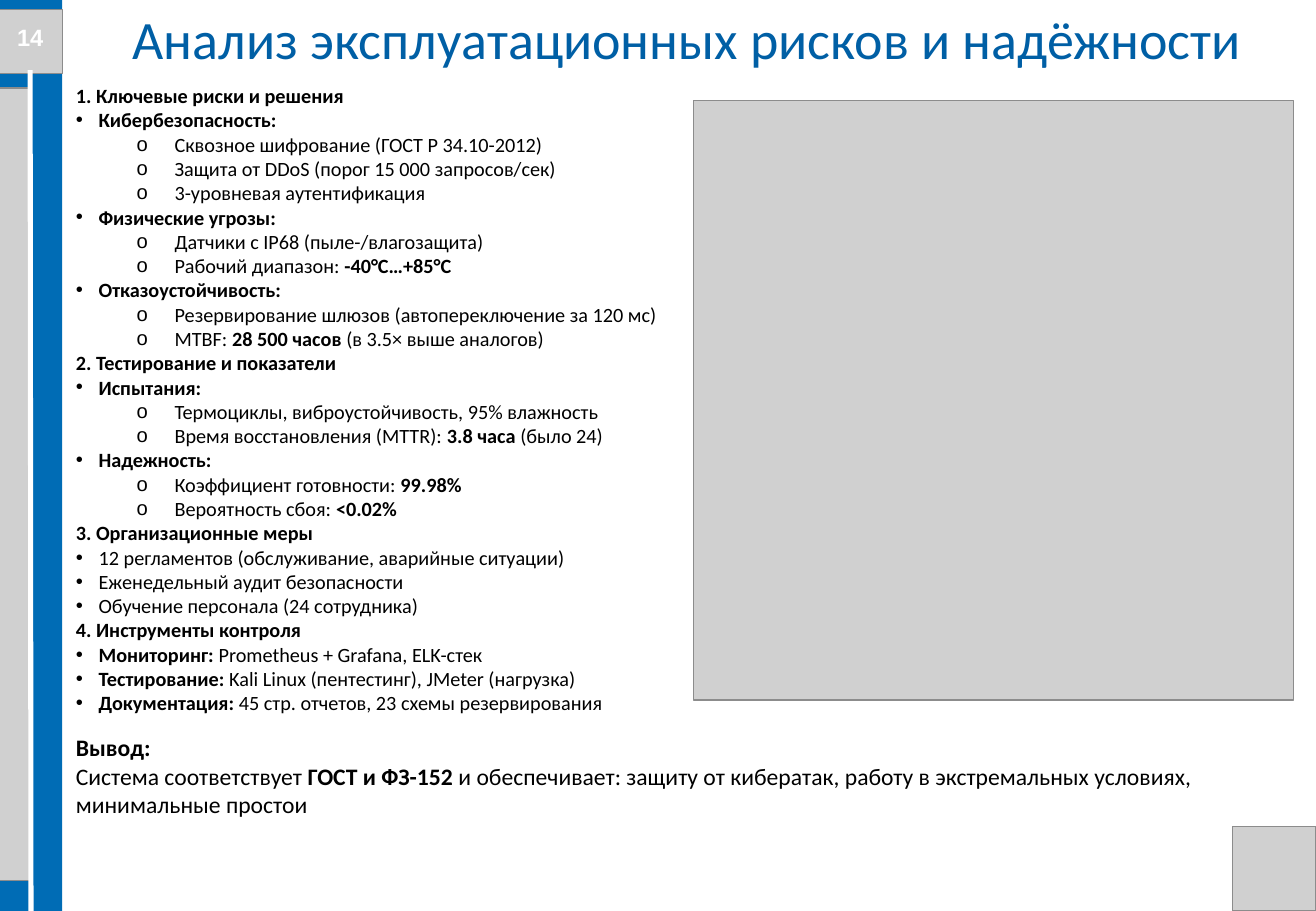
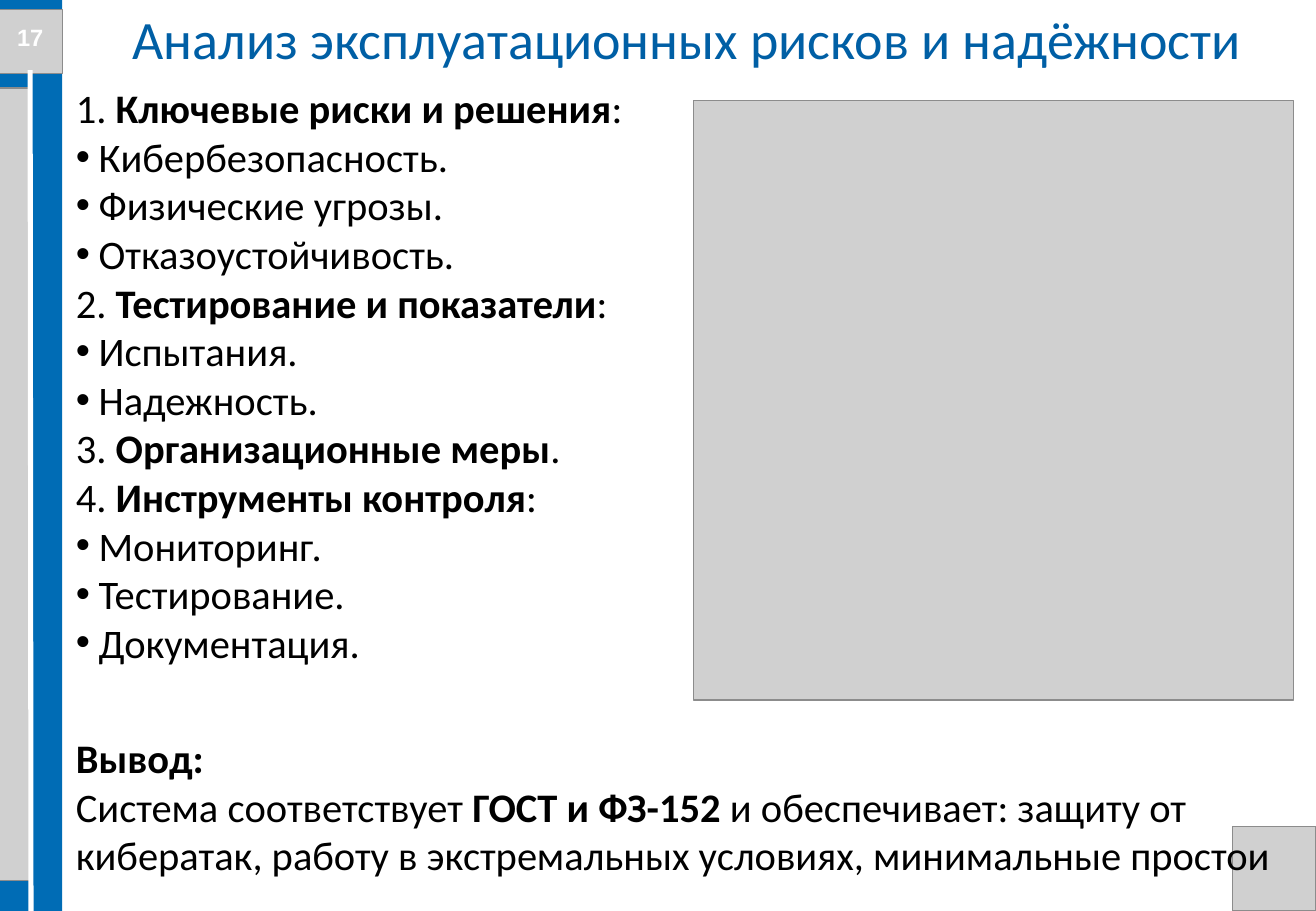
Before and after one commit to Evgenij1234/Diplom-work, a slide deck: slide 17 of Стасик/Презентация диплома Костюк С. В. БПЦ 21-01.pptx (slide 14 before the commit). Drawn at 1316x911 pixels with LibreOffice and Linux fonts; fonts in the diff are those of the drawing; grey boxes stand for pictures; background and template pictures are left out. Boxes give left, top, right and bottom in pixels: in the first picture for what was removed or moved away, otherwise in the second. Text is boxed around its words. In the diff, an @@ line names an element or a change of style, - is before the commit and + after.

```diff
--- a/Стасик/Презентация диплома Костюк С. В. БПЦ 21-01.pptx
+++ b/Стасик/Презентация диплома Костюк С. В. БПЦ 21-01.pptx
@@ text at (17, 30, 43, 46): text changed @@
-14
+17
@@ text at (76, 96, 622, 665): text changed; size 12 to 24 pt @@
-1. Ключевые риски и решения
-• Кибербезопасность:
-  o Сквозное шифрование (ГОСТ Р 34.10-2012)
-  o Защита от DDoS (порог 15 000 запросов/сек)
-  o 3-уровневая аутентификация
-• Физические угрозы:
-  o Датчики с IP68 (пыле-/влагозащита)
-  o Рабочий диапазон: -40°C…+85°C
-• Отказоустойчивость:
-  o Резервирование шлюзов (автопереключение за 120 мс)
-  o MTBF: 28 500 часов (в 3.5× выше аналогов)
-2. Тестирование и показатели
-• Испытания:
-  o Термоциклы, виброустойчивость, 95% влажность
-  o Время восстановления (MTTR): 3.8 часа (было 24)
-• Надежность:
-  o Коэффициент готовности: 99.98%
-  o Вероятность сбоя: <0.02%
-3. Организационные меры
-• 12 регламентов (обслуживание, аварийные ситуации)
-• Еженедельный аудит безопасности
-• Обучение персонала (24 сотрудника)
-4. Инструменты контроля
-• Мониторинг: Prometheus + Grafana, ELK-стек
-• Тестирование: Kali Linux (пентестинг), JMeter (нагрузка)
-• Документация: 45 стр. отчетов, 23 схемы резервирования
+1. Ключевые риски и решения:
+• Кибербезопасность.
+• Физические угрозы.
+• Отказоустойчивость.
+2. Тестирование и показатели:
+• Испытания.
+• Надежность.
+3. Организационные меры.
+4. Инструменты контроля:
+• Мониторинг.
+• Тестирование.
+• Документация.
@@ text "Вывод: Система соответствует ГОСТ и ..." at (76, 746, 1269, 880): size 14 to 24 pt @@
```
Also in this commit, not shown: 14 other slides changed, 3 slides added, 6 other files.
